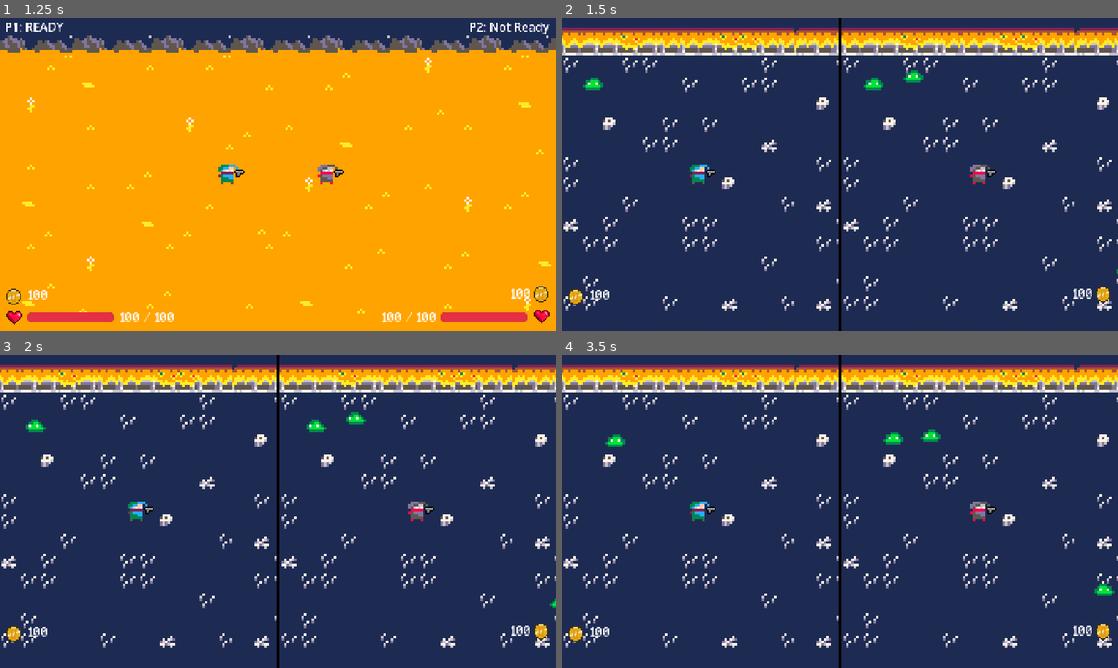
Above: before the commit, frames 1-4 (two rows, left to right).
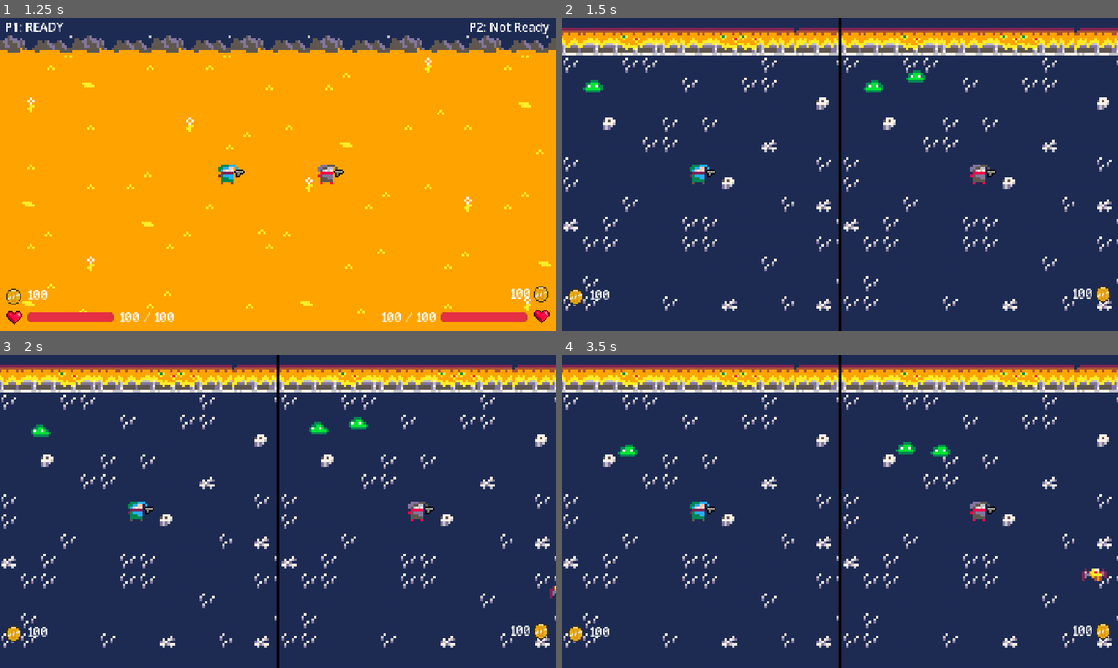
Above: after the commit, the same moments.

Repository: SamZhang150/rivals-ascent
Game: Godot game, scene res://scenes/core/splitscreen.tscn
Same seed, same stepped clock (60 frames per second), same inputs: the game is played once before the commit and once after it.
Inputs (mouse positions are in pixels of both pictures, inside the frame that each line leads up to):
- Up to frame 1 (1.25 s): tap Enter at 0.5 s; move the mouse to (400, 158) at 0.52 s; hold Shift (p1_ready) from 0.53 s (still down)
- Up to frame 2 (1.5 s): tap Space at 1.25 s; move the mouse to (728, 190) at 1.27 s; release Shift (p1_ready) at 1.28 s; tap M (p2_ready) at 1.35 s
- Up to frame 3 (2 s): no input
- Up to frame 4 (3.5 s): move the mouse to (895, 442) at 2.02 s; hold Shift (p1_ready) 2.03-2.78 s; move the mouse to (812, 574) at 2.77 s; tap M (p2_ready) at 2.85 s

Frame 1 is identical in both runs. In frame 2, 0.3% of the frame differs, in the area x 3-100%, y 16-82%; in frame 3, 0.4%; in frame 4, 0.9%, in the area x 7-100%, y 23-77%.

Commit message:
fixed minor i-frame bug, added bat enemy

Diff:
--- /dev/null
+++ b/scenes/entities/enemies/bat.tscn
@@ -0,0 +1,45 @@
+[gd_scene format=3 uid="uid://d2t617cwu2nsu"]
+
+[ext_resource type="PackedScene" uid="uid://eog7e6xoa48" path="res://scenes/entities/enemies/slime.tscn" id="1_f0pah"]
+[ext_resource type="Script" uid="uid://d0vwimxj5rb1x" path="res://scripts/enemies/bat.gd" id="2_7qqgy"]
+[ext_resource type="Texture2D" uid="uid://dir2ul2myjcyk" path="res://assets/sprites/pico8.png" id="2_fwufd"]
+
+[sub_resource type="AtlasTexture" id="AtlasTexture_7qqgy"]
+atlas = ExtResource("2_fwufd")
+region = Rect2(32, 24, 16, 8)
+
+[sub_resource type="AtlasTexture" id="AtlasTexture_u58un"]
+atlas = ExtResource("2_fwufd")
+region = Rect2(48, 24, 16, 8)
+
+[sub_resource type="SpriteFrames" id="SpriteFrames_5l7s8"]
+animations = [{
+"frames": [{
+"duration": 1.0,
+"texture": SubResource("AtlasTexture_7qqgy")
+}],
+"loop": true,
+"name": &"idle",
+"speed": 5.0
+}, {
+"frames": [{
+"duration": 1.0,
+"texture": SubResource("AtlasTexture_7qqgy")
+}, {
+"duration": 1.0,
+"texture": SubResource("AtlasTexture_u58un")
+}],
+"loop": true,
+"name": &"run",
+"speed": 5.0
+}]
+
+[node name="Bat" unique_id=1718233248 instance=ExtResource("1_f0pah")]
+script = ExtResource("2_7qqgy")
+max_health = 80
+touch_damage = 4
+coin_reward = 7
+
+[node name="AnimatedSprite2D" parent="." index="0" unique_id=1200022150]
+sprite_frames = SubResource("SpriteFrames_5l7s8")
+animation = &"idle"
--- a/scenes/levels/dungeon/difficulty_1/room1b.tscn
+++ b/scenes/levels/dungeon/difficulty_1/room1b.tscn
@@ -3,6 +3,7 @@
 [ext_resource type="Script" uid="uid://blvjmqiox7fy" path="res://scenes/levels/dungeon/dungeon.gd" id="1_87hwi"]
 [ext_resource type="Texture2D" uid="uid://dir2ul2myjcyk" path="res://assets/sprites/pico8.png" id="1_sr5oa"]
 [ext_resource type="PackedScene" uid="uid://eog7e6xoa48" path="res://scenes/entities/enemies/slime.tscn" id="3_xxu7e"]
+[ext_resource type="PackedScene" uid="uid://d2t617cwu2nsu" path="res://scenes/entities/enemies/bat.tscn" id="4_uioin"]
 
 [sub_resource type="TileSetAtlasSource" id="TileSetAtlasSource_uioin"]
 texture = ExtResource("1_sr5oa")
@@ -621,8 +622,8 @@
 [node name="Slime" parent="." unique_id=1718233248 instance=ExtResource("3_xxu7e")]
 position = Vector2(68, 29)
 
-[node name="Slime2" parent="." unique_id=687310216 instance=ExtResource("3_xxu7e")]
-position = Vector2(22, 104)
+[node name="Bat" parent="." unique_id=790856433 instance=ExtResource("4_uioin")]
+position = Vector2(24, 99.5)
 
 [node name="Walls" type="StaticBody2D" parent="." unique_id=2052145338]
 collision_mask = 6
--- a/scenes/levels/dungeon/dungeon.gd
+++ b/scenes/levels/dungeon/dungeon.gd
@@ -37,11 +37,13 @@
 func _ready():
 	enemies_alive = 0
 	# Count enemies and connect their death signals
-	for node in find_children("*", "", true, false):
-		if node.is_in_group("enemies"):
+	for enemy in get_tree().get_nodes_in_group("enemies"):
+		if is_ancestor_of(enemy):
 			enemies_alive += 1
-			if node.has_signal("died") and not node.died.is_connected(_on_enemy_died):
-				node.died.connect(_on_enemy_died)
+			if enemy.has_signal("died") and not enemy.died.is_connected(_on_enemy_died):
+				enemy.died.connect(_on_enemy_died)
+
+	print(name, " enemies_alive = ", enemies_alive)
 
 	# Exit trigger is disabled until room is cleared
 	exit_trigger.monitoring = false
@@ -59,6 +61,8 @@
 
 func _on_enemy_died():
 	enemies_alive -= 1
+	print(name, " enemy died, remaining = ", enemies_alive)
+
 	if enemies_alive <= 0:
 		_open_exit()
 
--- /dev/null
+++ b/scripts/enemies/bat.gd
@@ -0,0 +1,102 @@
+extends CharacterBody2D
+
+signal died
+
+@export var speed := randf_range(25, 35)
+@export var max_health := 80
+@export var touch_damage := 4
+@export var knockback_strength := 110.0
+@export var coin_reward: int = 7
+
+@onready var sprite = $AnimatedSprite2D
+@onready var hurtbox = $HurtboxArea
+@onready var hitbox = $HitboxArea
+@onready var health_bar = $HealthBar
+@onready var bar_bg = $HealthBar/BarBG
+@onready var bar_fill = $HealthBar/BarFill
+
+const BAR_WIDTH := 28.0
+const BAR_HEIGHT := 2.0
+
+var health := 0
+var dead := false
+var last_damager: Node = null
+var knockback := Vector2.ZERO
+var player: CharacterBody2D = null
+
+func _ready() -> void:
+	add_to_group("enemies")
+	hitbox.add_to_group("enemy_hitbox")
+	hurtbox.area_entered.connect(_on_hurtbox_area_entered)
+	hitbox.area_entered.connect(_on_hitbox_area_entered)
+
+	health = max_health
+	health_bar.position = Vector2(-14, -12)
+	bar_bg.size = Vector2(BAR_WIDTH, BAR_HEIGHT)
+	bar_fill.size = Vector2(BAR_WIDTH, BAR_HEIGHT)
+	health_bar.visible = health < max_health
+
+	bar_bg.color = Color("#2a2a2a")
+	bar_fill.color = Color("#d64b4b")
+
+func set_player(target: CharacterBody2D) -> void:
+	player = target
+
+func _physics_process(delta: float) -> void:
+	if dead:
+		return
+
+	if knockback.length() > 1.0:
+		velocity = knockback
+		knockback = knockback.move_toward(Vector2.ZERO, 500.0 * delta)
+	elif player != null and is_instance_valid(player):
+		var dir := global_position.direction_to(player.global_position)
+		velocity = dir * speed
+		sprite.play("run")
+		if dir.x != 0:
+			sprite.flip_h = dir.x < 0
+	else:
+		velocity = Vector2.ZERO
+		sprite.play("idle")
+
+	move_and_slide()
+
+func take_damage(amount: int, from_position: Vector2, damager: Node = null) -> void:
+	if dead:
+		return
+
+	if damager != null:
+		last_damager = damager
+
+
+	health -= amount
+	health = clamp(health, 0, max_health)
+
+	var ratio := float(health) / float(max_health)
+	bar_fill.size.x = BAR_WIDTH * ratio
+	health_bar.visible = health < max_health
+
+	knockback = (global_position - from_position).normalized() * knockback_strength
+
+	if health <= 0:
+		if last_damager != null and last_damager.has_method("add_gold"):
+			last_damager.add_gold(coin_reward)
+		die()
+
+func _on_hurtbox_area_entered(body: Node) -> void:
+	#if body == player and body.has_method("take_damage"):
+		#body.take_damage(touch_damage)
+		pass
+
+func _on_hitbox_area_entered(area: Area2D) -> void:
+	if area.is_in_group("player_hitbox"):
+		var player = area.get_parent()
+		#if player.has_method("take_damage"):
+			#player.take_damage(touch_damage, global_position)
+
+func die() -> void:
+	if dead:
+		return
+	dead = true
+	died.emit()
+	queue_free()
--- a/scripts/enemies/slime.gd
+++ b/scripts/enemies/slime.gd
@@ -2,7 +2,7 @@
 
 signal died
 
-@export var speed := randf_range(10, 15)
+@export var speed := randf_range(15, 25)
 @export var max_health := 70
 @export var touch_damage := 2
 @export var knockback_strength := 110.0
--- a/scripts/player.gd
+++ b/scripts/player.gd
@@ -339,6 +339,9 @@
 		var enemy = area.get_parent()
 		if enemy != null and not _enemies_in_contact.has(enemy):
 			_enemies_in_contact.append(enemy)
+
+			take_damage(enemy.get("touch_damage"), enemy.global_position)
+
 			# Start damage timer if not already running
 			if _contact_damage_timer.is_stopped():
 				_contact_damage_timer.start()
Not shown, added: scripts/enemies/bat.gd.uid
